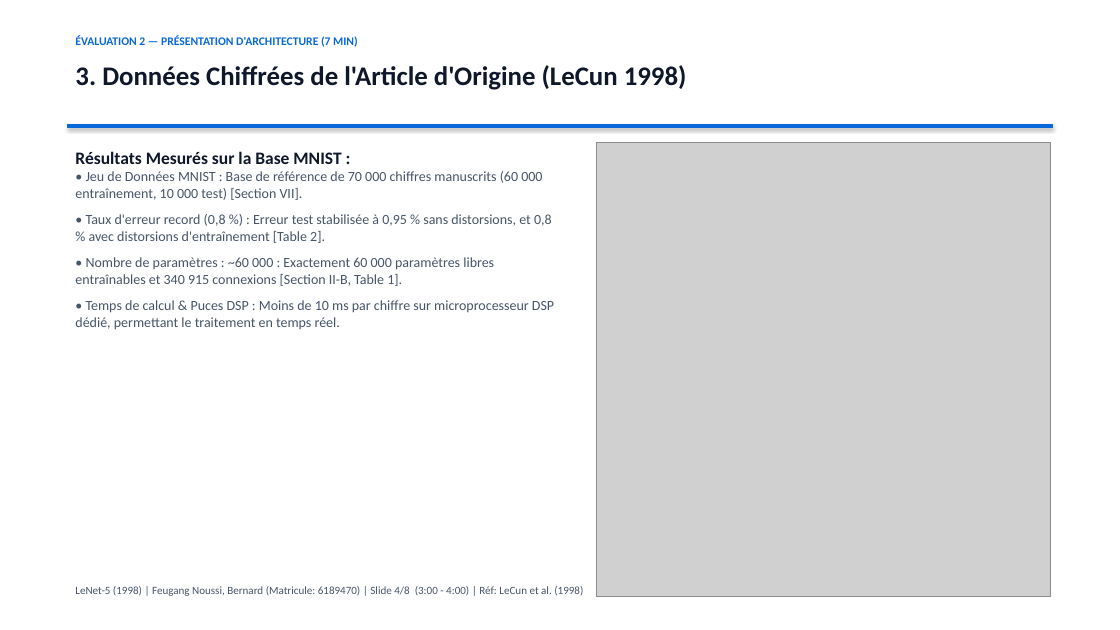
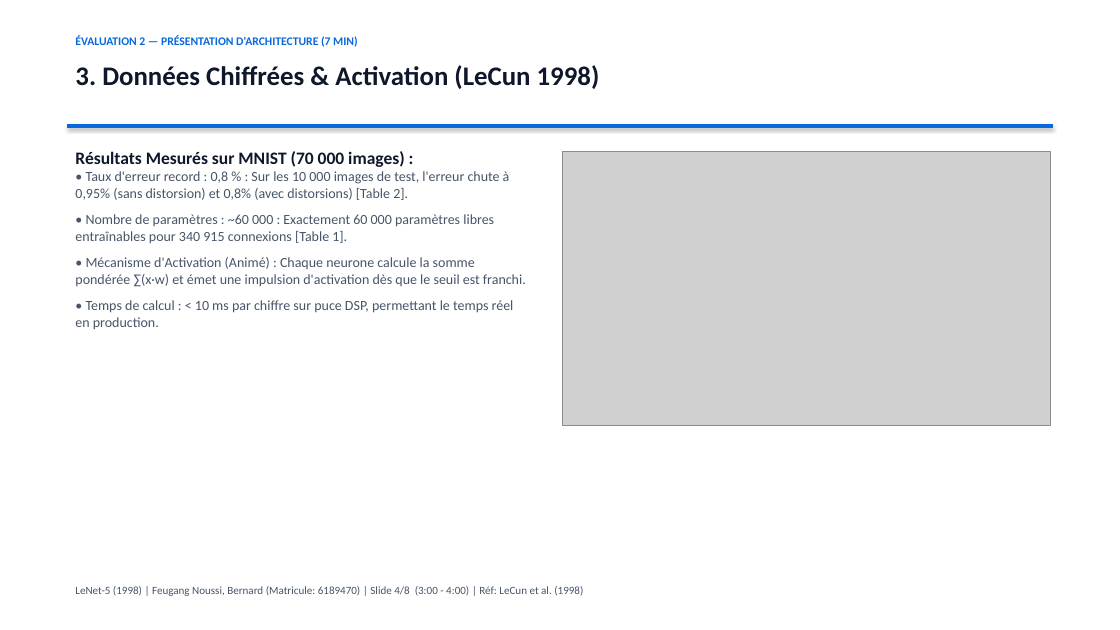
Before and after one commit to bernyforce/lenet5-convolutional-neural-network-1998, a slide deck: slide 4 of presentation_rxneurones_lenet5.pptx. Drawn at 1120x630 pixels with LibreOffice and Linux fonts; fonts in the diff are those of the drawing; grey boxes stand for pictures. Boxes give left, top, right and bottom in pixels: in the first picture for what was removed or moved away, otherwise in the second. Text is boxed around its words. In the diff, an @@ line names an element or a change of style, - is before the commit and + after.

```diff
--- a/presentation_rxneurones_lenet5.pptx
+++ b/presentation_rxneurones_lenet5.pptx
@@ text at box(75, 65, 600, 89): text changed @@
-3. Données Chiffrées de l'Article d'Origine (LeCun 1998)
+3. Données Chiffrées & Activation (LeCun 1998)
@@ text at box(75, 151, 526, 330): text changed @@
-Résultats Mesurés sur la Base MNIST :
-• Jeu de Données MNIST : Base de référence de 70 000 chiffres manuscrits (60 000 entraînement, 10 000 test) [Section VII].
-• Taux d'erreur record (0,8 %) : Erreur test stabilisée à 0,95 % sans distorsions, et 0,8 % avec distorsions d'entraînement [Table 2].
-• Nombre de paramètres : ~60 000 : Exactement 60 000 paramètres libres entraînables et 340 915 connexions [Section II-B, Table 1].
-• Temps de calcul & Puces DSP : Moins de 10 ms par chiffre sur microprocesseur DSP dédié, permettant le traitement en temps réel.
+Résultats Mesurés sur MNIST (70 000 images) :
+• Taux d'erreur record : 0,8 % : Sur les 10 000 images de test, l'erreur chute à 0,95% (sans distorsion) et 0,8% (avec distorsions) [Table 2].
+• Nombre de paramètres : ~60 000 : Exactement 60 000 paramètres libres entraînables pour 340 915 connexions [Table 1].
+• Mécanisme d'Activation (Animé) : Chaque neurone calcule la somme pondérée ∑(x·w) et émet une impulsion d'activation dès que le seuil est franchi.
+• Temps de calcul : < 10 ms par chiffre sur puce DSP, permettant le temps réel en production.
@@ picture: place and size @@
-picture at box(597, 143, 1050, 597)
+picture at box(563, 151, 1050, 425)
```
Also in this commit, not shown: 5 other slides changed, 13 other files.
